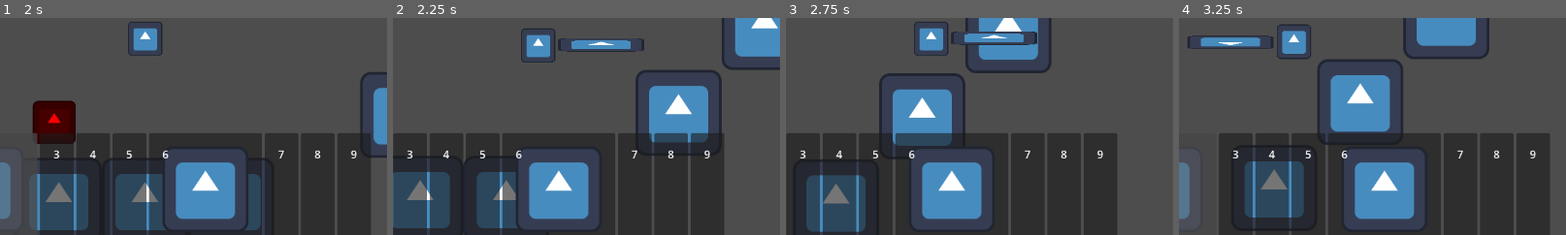
Above: before the commit, frames 1-4 (left to right).
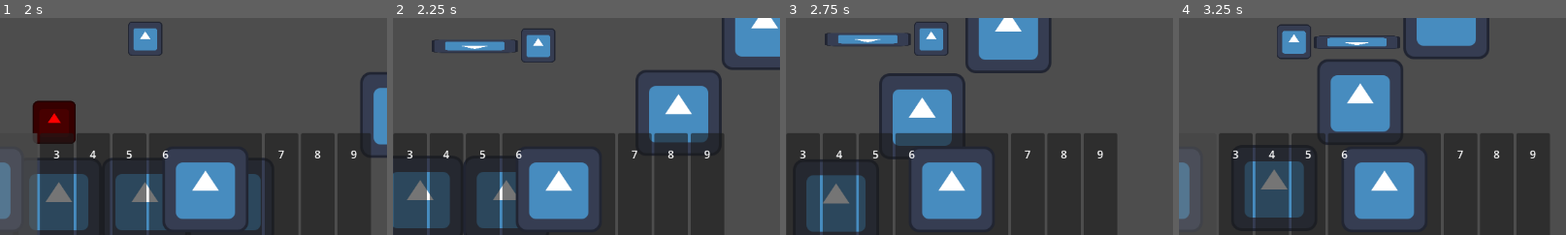
Above: after the commit, the same moments.

Repository: TheHumanMRP/RPG-Life-Tracker
Game: Godot game, scene res://Folders/Systems/Main/Scenes/main_scene.tscn
The game is run twice, just before and just after one commit, with the same random seed, the same clock (stepped at 60 frames per second) and the same inputs. The engine's default icon, where the game draws it, is replaced by a stand-in: a white triangle on a blue panel in a dark square.
Inputs (mouse positions are % of the whole screen's width and height, from its top left):
- Up to frame 1 (2 s): click "Dungeon" at 0.5 s; move the mouse to (26, 84) at 1.27 s; hold D (move_right) from 1.28 s (still down); tap T (add_test_sword) at 1.35 s; click (26, 84) at 1.42 s; tap Space (jump) at 1.52 s
- Up to frame 2 (2.25 s): keep holding D (move_right); move the mouse to (31, 84) at 2.02 s; tap E (equip_item) at 2.1 s; click (31, 84) at 2.17 s
- Up to frame 3 (2.75 s): keep holding D (move_right); tap Space (jump) at 2.27 s
- Up to frame 4 (3.25 s): move the mouse to (36, 84) at 2.77 s; release D (move_right) at 2.78 s; hold A (move_left) from 2.78 s (still down); tap T (add_test_sword) at 2.85 s; click (36, 84) at 2.92 s
The pictures show only the part of the screen within x 33-83%, y 45-94%; the shares and areas given below are measured in that part.

Frame 1 is identical in both runs. In frame 2, 1.6% of the frame differs, in the area x 10-65%, y 9-17%; in frame 3, 1.6%; in frame 4, 1.9%, in the area x 2-58%, y 8-15%.

Commit message:
Auto commit at 2026-08-30 20:57:41

Diff:
--- a/Folders/Systems/Weapons/sword.tscn
+++ b/Folders/Systems/Weapons/sword.tscn
@@ -7,6 +7,7 @@
 size = Vector2(128, 110)
 
 [node name="Sword" type="Node2D" unique_id=537071447 node_paths=PackedStringArray("attack_area")]
+rotation = 3.1415927
 script = ExtResource("1_103ky")
 attack_area = NodePath("Attack_Area")
 
--- a/Folders/Systems/Weapons/sword_scene.gd
+++ b/Folders/Systems/Weapons/sword_scene.gd
@@ -30,10 +30,7 @@
 	print("\nSword Scene: Appear func called, here's the visibility: ", self.visible)
 
 func face_where_player_is_facing(player_facing_direction: int) -> void:
-	if player_facing_direction == 1:
-		rotation_degrees = 0
-	elif player_facing_direction == -1:
-		rotation_degrees = 180
+	scale.x = player_facing_direction
 
 func attack() -> void:
 	var nodes_in_attack_range: Array[Node2D] = attack_area.get_overlapping_bodies()
